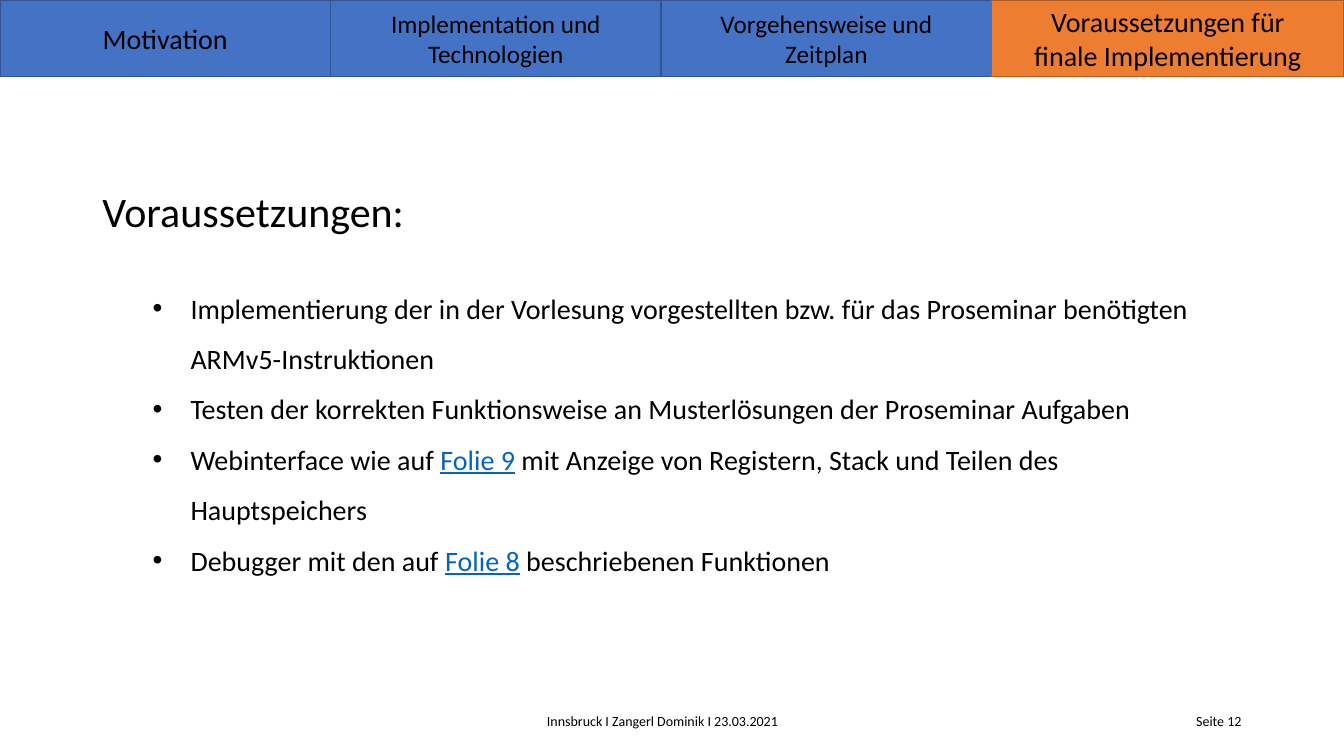
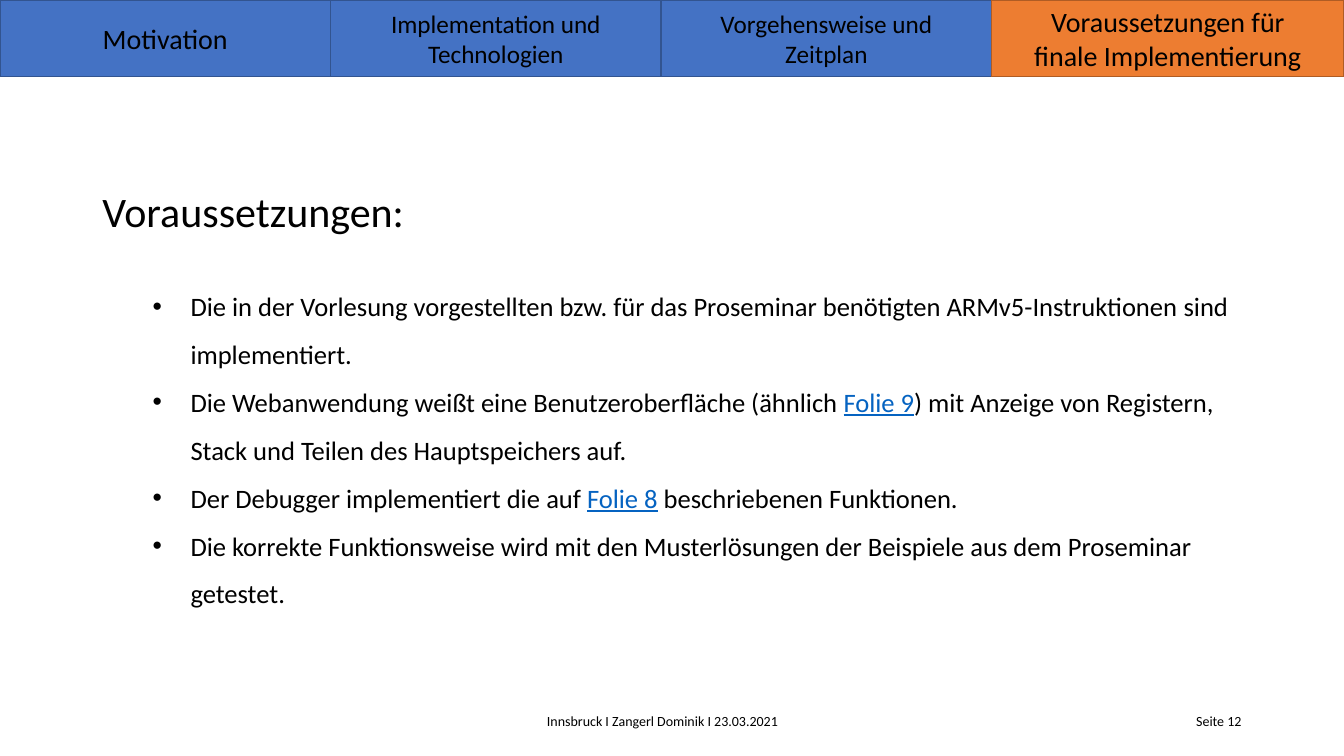
Before and after one commit to Koro95/ARM-Simulator, a slide deck: slide 12 of Latex/Initialpraesentation_Zangerl_Dominik.pptx. Drawn at 1344x756 pixels with LibreOffice and Linux fonts; fonts in the diff are those of the drawing; background and template pictures are left out. Boxes give left, top, right and bottom in pixels: in the first picture for what was removed or moved away, otherwise in the second. Text is boxed around its words. In the diff, an @@ line names an element or a change of style, - is before the commit and + after.

```diff
--- a/Latex/Initialpraesentation_Zangerl_Dominik.pptx
+++ b/Latex/Initialpraesentation_Zangerl_Dominik.pptx
@@ subtitle at [191, 297, 1228, 608]: text changed; size 20 to 19 pt @@
-  • Implementierung der in der Vorlesung vorgestellten bzw. für das Proseminar benötigten ARMv5-Instruktionen
-  • Testen der korrekten Funktionsweise an Musterlösungen der Proseminar Aufgaben
-  • Webinterface wie auf Folie 9 mit Anzeige von Registern, Stack und Teilen des Hauptspeichers
-  • Debugger mit den auf Folie 8 beschriebenen Funktionen
+  • Die in der Vorlesung vorgestellten bzw. für das Proseminar benötigten ARMv5-Instruktionen sind implementiert.
+  • Die Webanwendung weißt eine Benutzeroberfläche (ähnlich Folie 9) mit Anzeige von Registern, Stack und Teilen des Hauptspeichers auf.
+  • Der Debugger implementiert die auf Folie 8 beschriebenen Funktionen.
+  • Die korrekte Funktionsweise wird mit den Musterlösungen der Beispiele aus dem Proseminar getestet.
```
Also in this commit, not shown: 3 other slides changed, 9 other files.
